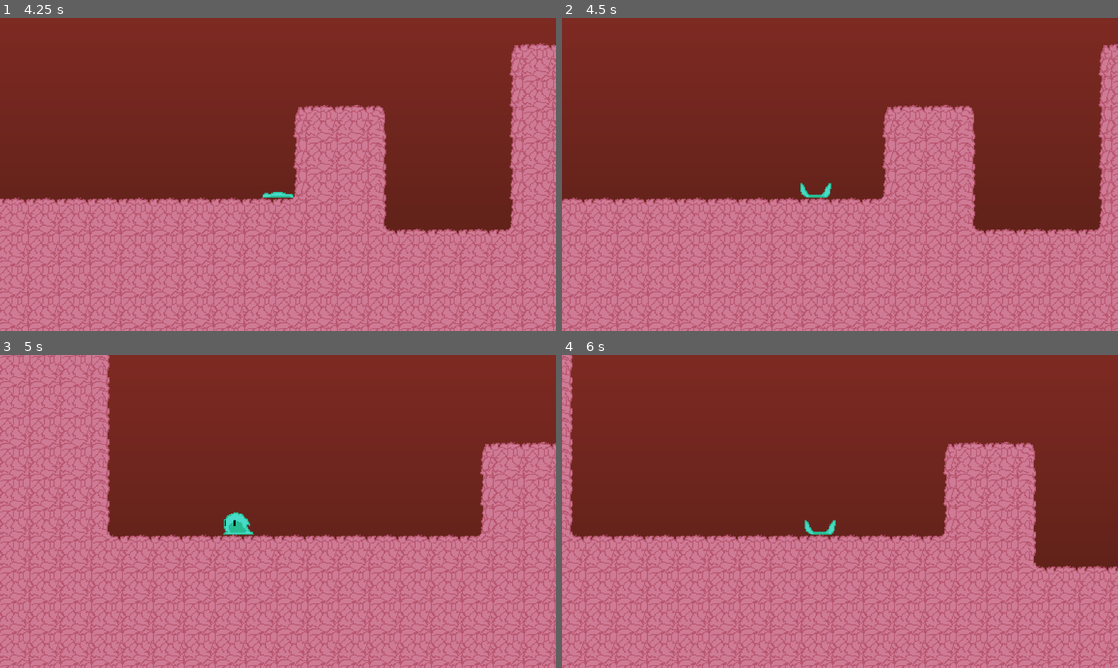
Above: before the commit, frames 1-4 (two rows, left to right).
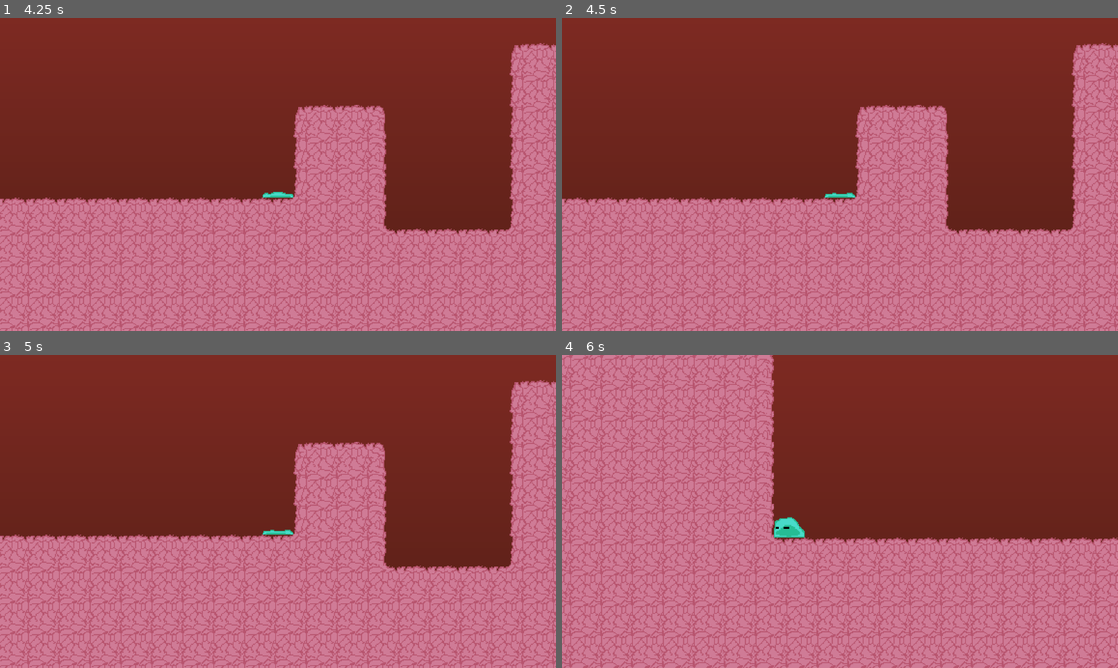
Above: after the commit, the same moments.

Repository: HeyItsEquin/Platformer
Game: Godot game, scene res://Game.tscn
The game is run twice, just before and just after one commit, with the same random seed, the same clock (stepped at 60 frames per second) and the same inputs.
Inputs:
- Up to frame 1 (4.25 s): hold Ctrl (burrow) 0.53-1.28 s; hold D (move_right) 0.53-2.03 s; tap W (move_up) at 0.77, 1.52, 3.02, 3.77 s; tap Ctrl (burrow) at 1.35, 2.85 s; hold A (move_left) 2.03-2.78 s; hold Ctrl (burrow) 2.03-2.78 s; hold D (move_right) from 2.78 s (still down); hold Ctrl (burrow) from 3.53 s (still down); tap K (debug, bound only after the commit) at 4.15 s
- Up to frame 2 (4.5 s): tap Enter at 4.25 s; release D (move_right) at 4.28 s; release Ctrl (burrow) at 4.28 s; hold A (move_left) from 4.28 s (still down); tap Ctrl (burrow) at 4.35 s
- Up to frame 3 (5 s): keep holding A (move_left); tap W (move_up) at 4.52 s
- Up to frame 4 (6 s): release A (move_left) at 5.03 s; hold D (move_right) 5.03-5.78 s; hold Ctrl (burrow) 5.03-5.78 s; hold A (move_left) from 5.78 s (still down); tap Ctrl (burrow) at 5.85 s

Frame 1 is identical in both runs. In frame 2, 22% of the frame differs, in the area x 0-100%, y 8-100%; in frame 3, 34%; in frame 4, 43%, in the area x 0-100%, y 0-100%.

Commit message:
Added start of death and checkpoint system

Diff:
--- a/Game.tscn
+++ b/Game.tscn
@@ -8,8 +8,9 @@
 [node name="Game" type="Node2D" unique_id=44623282]
 script = ExtResource("1_sb48q")
 
-[node name="Player" parent="." unique_id=696115482 instance=ExtResource("2_sb48q")]
+[node name="Player" parent="." unique_id=696115482 node_paths=PackedStringArray("level") instance=ExtResource("2_sb48q")]
 position = Vector2(432, 640)
+level = NodePath("../Level1")
 
 [node name="Camera" parent="." unique_id=1163935152 node_paths=PackedStringArray("follow_target") instance=ExtResource("3_t88pq")]
 follow_target = NodePath("../Player")
--- a/Scenes/Player/player.gd
+++ b/Scenes/Player/player.gd
@@ -11,6 +11,8 @@
 @export var collision_height = 24.0 # Hitbox height
 @export var collision_height_burrowed = 8.0 # Hitbox height whilst burrowed
 
+@export var level: Node2D
+
 const COLLISION_OFFSET_Y = 4
 
 const GRAVITY = 980
@@ -26,6 +28,7 @@
 
 var should_move = true # Can the player currently move
 var should_jump = true # Can the player currently jump
+var should_burrow = true # Can the player currently burrow/exit burrow
 
 const JUMP_APEX_THRESHOLD = 50 # The velocity threshold wherein a jump is considered at its 'apex'
 
@@ -38,6 +41,11 @@
 
 var current_move_speed = move_speed
 @export var move_speed_transition_speed = 4.0
+
+var latest_checkpoint: Vector2
+
+func _ready() -> void:
+	assert(level)
 
 func _process(delta: float) -> void:
 	update_animation()
@@ -132,6 +140,9 @@
 	else:
 		exit_burrow(false)
 
+	if Input.is_action_just_released("debug"):
+		debug()
+
 func jump(burrowed: bool = false) -> void:
 	if is_on_floor() and should_jump:
 		velocity.y = -jump_force
@@ -162,6 +173,9 @@
 	is_burrowed = true
 
 func can_burrow() -> bool:
+	if not should_burrow:
+		return false
+
 	if is_burrowed or is_burrowing:
 		return false
 
@@ -190,7 +204,7 @@
 		is_burrowing = false
 
 func can_exit_burrow() -> bool:
-	return (is_burrowed and not is_burrowing) and not would_collide_with_size(collision_height)
+	return (is_burrowed and not is_burrowing and should_burrow) and not would_collide_with_size(collision_height)
 
 # Don't ask me how this works, I don't want to think about it
 func would_collide_with_size(new_height: float) -> bool:
@@ -244,5 +258,26 @@
 
 	return target
 
+func die() -> void:
+	should_move = false
+	should_jump = false
+	should_burrow = false
+
+	await get_tree().create_timer(1.5).timeout
+
+	respawn(get_latest_checkpoint())
+
+func respawn(location: Vector2 = position) -> void:
+	position = location
+	should_move = true
+	should_jump = true
+	should_burrow = true
+
+func get_latest_checkpoint() -> Vector2:
+	return level.get_node("PlayerSpawn").position
+
+func debug() -> void:
+	die()
+
 func _on_player_sprite_animation_finished() -> void:
 	pass
--- a/game.gd
+++ b/game.gd
@@ -29,6 +29,7 @@
 	match bg:
 		"BRAIN":
 			camera.current_background = camera.Background.BRAIN
+	player.level = level
 
 	add_child(player)
 	add_child(camera)
--- a/project.godot
+++ b/project.godot
@@ -62,6 +62,11 @@
 "events": [Object(InputEventKey,"resource_local_to_scene":false,"resource_name":"","device":-1,"window_id":0,"alt_press …(195 unchanged characters)…
 ]
 }
+debug={
+"deadzone": 0.2,
+"events": [Object(InputEventKey,"resource_local_to_scene":false,"resource_name":"","device":-1,"window_id":0,"alt_pressed":false,"shift_pressed":false,"ctrl_pressed":false,"meta_pressed":false,"pressed":false,"keycode":0,"physical_keycode":75,"key_label":0,"unicode":107,"location":0,"echo":false,"script":null)
+]
+}
 
 [rendering]
 
